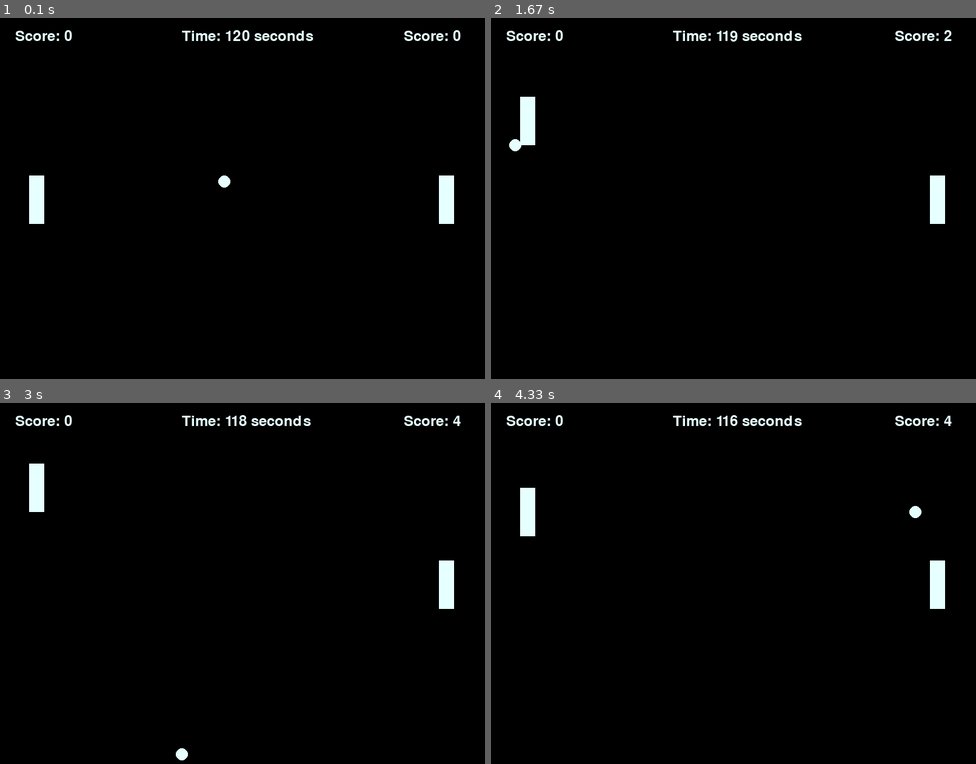
Above: before the commit, frames 1-4 (two rows, left to right).
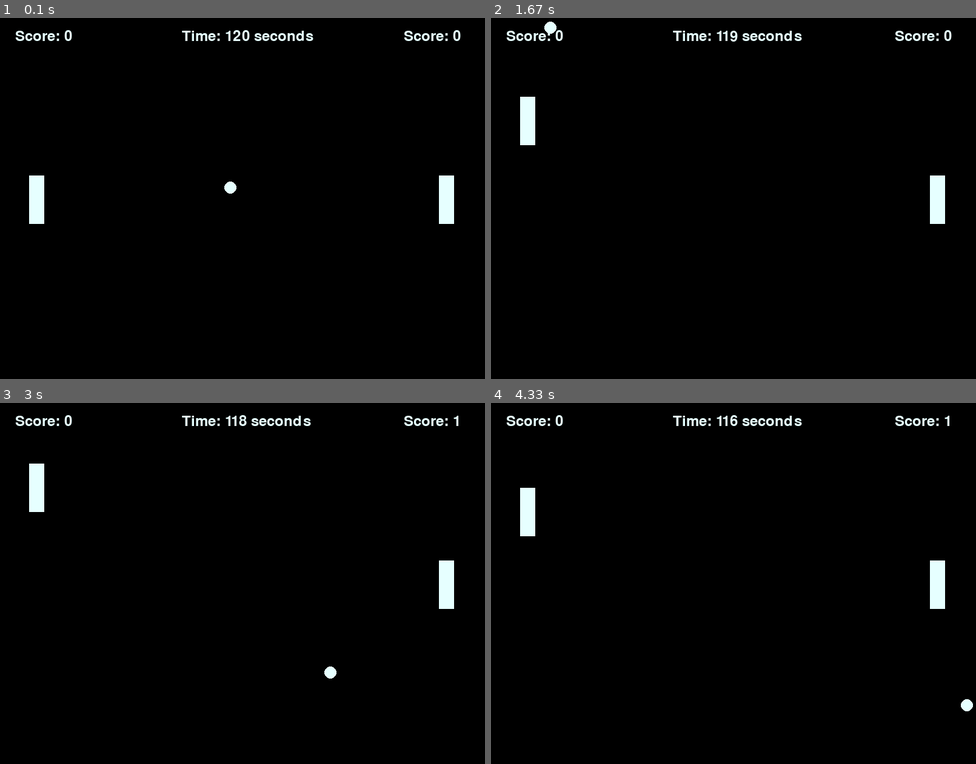
Above: after the commit, the same moments.

Repository: Sgoodridge96/Pong_Pygame
Game: pygame game, started from Pong.py
Two runs of this game, one before a commit and one after it. Both use one fixed random seed, a clock stepped at 60 frames per second and the inputs below.
Inputs:
- Up to frame 1 (0.1 s): no input
- Up to frame 2 (1.67 s): hold Up 0.33-0.8 s; hold Down 0.83-1.13 s; hold Up 1.17-1.53 s; hold Down from 1.57 s (still down)
- Up to frame 3 (3 s): release Down at 1.93 s; hold Up 1.97-2.27 s; hold Down 2.3-2.6 s; hold Up from 2.63 s (still down)
- Up to frame 4 (4.33 s): release Up at 3 s; hold Down 3.03-3.4 s; hold Up 3.43-3.73 s; hold Down 3.77-4.07 s; hold Up from 4.1 s (still down)

The runs differ from the first frame. In frame 1, 0.1% of the frame differs, in the area x 45-49%, y 43-49%; in frame 2, 0.2%; in frame 3, 0.2%, in the area x 36-95%, y 3-99%; in frame 4, 0.2%.

Commit message:
Added basic resetting

Diff:
--- a/Pong.py
+++ b/Pong.py
@@ -3,6 +3,7 @@
 
 # NEXT UPDATE: Fix collisions with top of the player/ai rectangles.
                #Reset both players when a point is made
+               #Fix pong ball so it actually spawns random directions and speeds
 
 
 pygame.init()
@@ -27,6 +28,8 @@
 
 class PongBall:
     def __init__(self, x, y, radius, color, speed):
+        self.spawn_x = x
+        self.spawn_y = y
         self.x = x
         self.y = y
         self.radius = radius
@@ -40,10 +43,16 @@
     def draw(self, screen):
         pygame.draw.circle(screen, self.color, (self.x, self.y), self.radius)
 
+    def reset(self):
+        self.x = self.spawn_x
+        self.y = self.spawn_y
+
+
     def checkWallCollision(self, screen_height, screen_width):
-        #Check wall collisions
+        #Check upper and lower wall collisions
         if self.y < 0 + self.radius or self.y > screen_height - self.radius:
             self.speed[1] *= -1
+        #Check side walls (To be removed to for scoring)
         if self.x < 0 + self.radius or self.x > screen_width - self.radius:
             self.speed[0] *= -1
 
@@ -66,15 +75,17 @@
     def score(self, screen_width, player_score, ai_score):
         if self.x > screen_width - self.radius:
             player_score += 1
+            self.reset()
         if self.x < 0 + self.radius:
             ai_score += 1
+            self.reset()
         return player_score, ai_score
 
 
 def initialBallDirection():
     #Randomly pick a ball direction and speed at the start of the game.
     random.seed()
-    starting_speeds = [-5, 5]
+    starting_speeds = [-3, 3]
     ball_direction_x = random.choice(starting_speeds)
     ball_direction_y = random.choice(starting_speeds)
 
